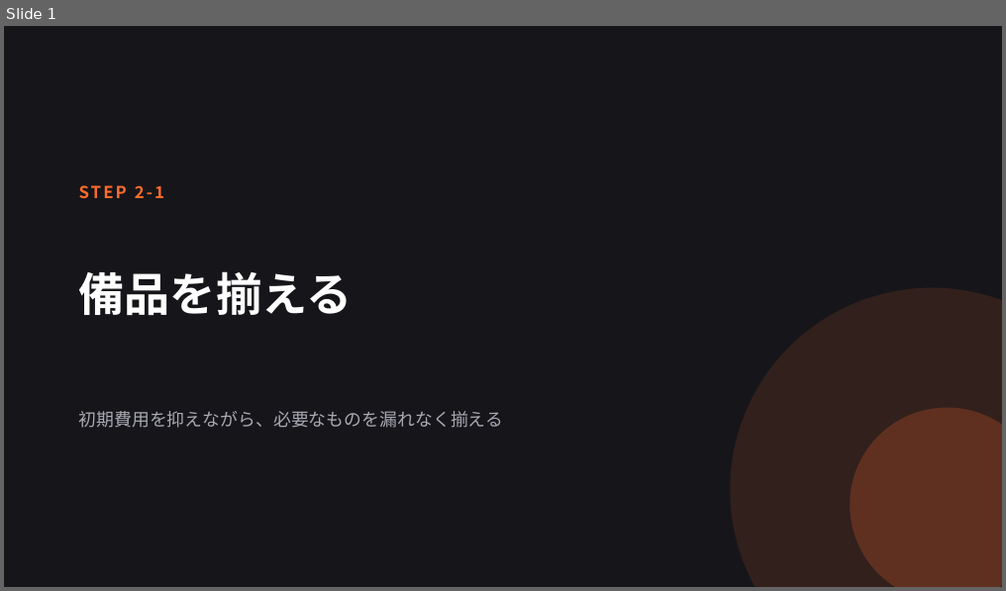
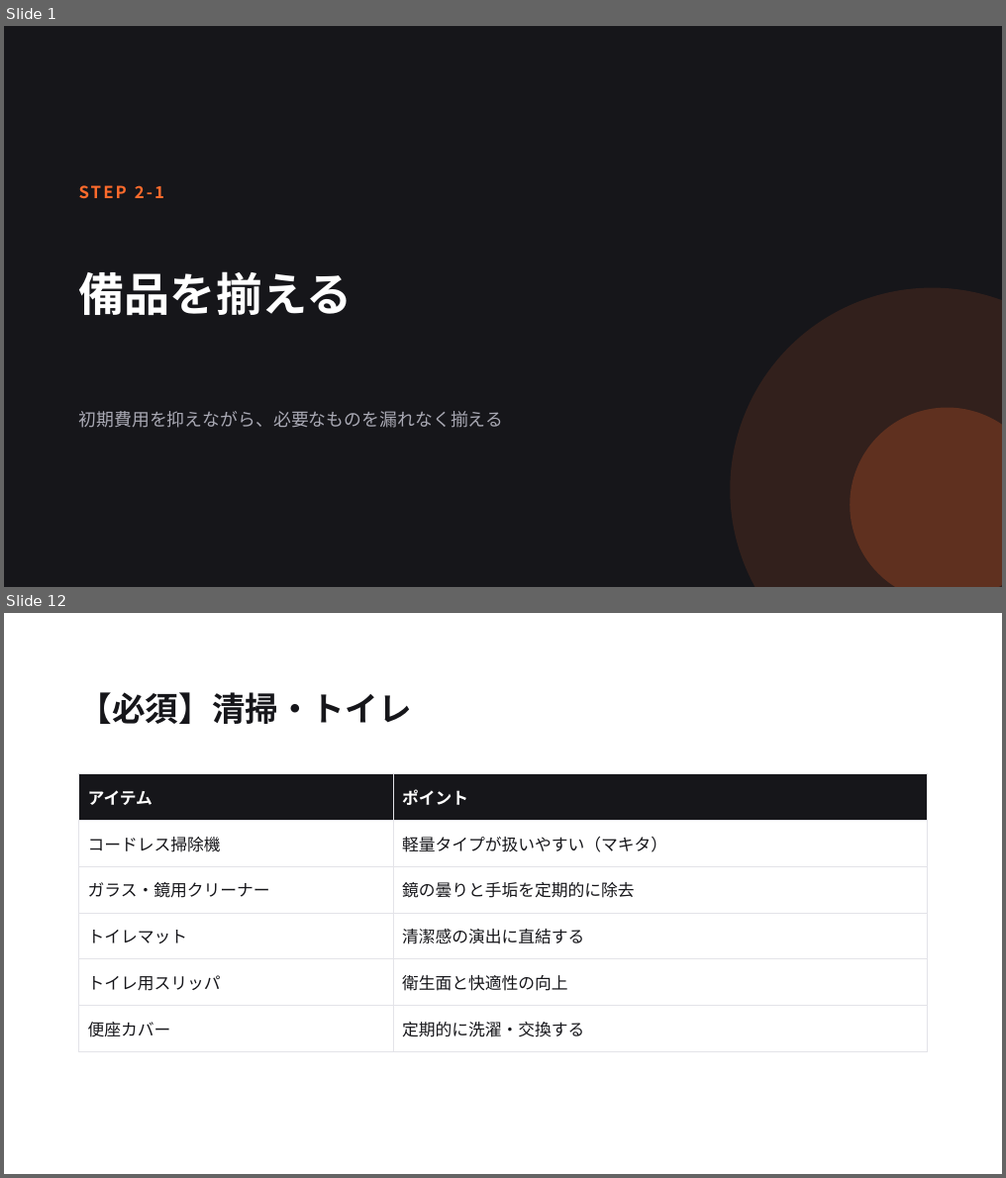
Before and after one commit to sou1104pc-ops/task-matrix, a slide deck: slides/11_備品を揃える.pptx. Shown one above the other, each under a label of ours: slide 1 before the commit, slides 1 and 12 after it; the slides between them are not shown. The pictures are 1006x591 and 1006x1178 pixels, drawn with LibreOffice and Linux fonts; fonts in the diff are those of the drawing. Boxes give left, top, right and bottom in pixels: in the first picture for what was removed or moved away, otherwise in the second. Text is boxed around its words. In the diff, an @@ line names an element or a change of style, - is before the commit and + after.

```diff
--- a/slides/11_備品を揃える.pptx
+++ b/slides/11_備品を揃える.pptx
@@ slide 12 added at box(4, 613, 1002, 1174), background #FFFFFF @@
@@ text added at box(79, 692, 412, 724), 32 pt, text #16161A, bold @@
+【必須】清掃・トイレ
@@ table added at box(79, 774, 927, 1042), 6 rows, 2 columns @@
+アイテム | ポイント
+コードレス掃除機 | 軽量タイプが扱いやすい（マキタ）
+ガラス・鏡用クリーナー | 鏡の曇りと手垢を定期的に除去
+トイレマット | 清潔感の演出に直結する
+トイレ用スリッパ | 衛生面と快適性の向上
+便座カバー | 定期的に洗濯・交換する
```
Also in this commit, not shown: 2 slides changed, 21 other slides added, 3 slides removed, 19 other files.
